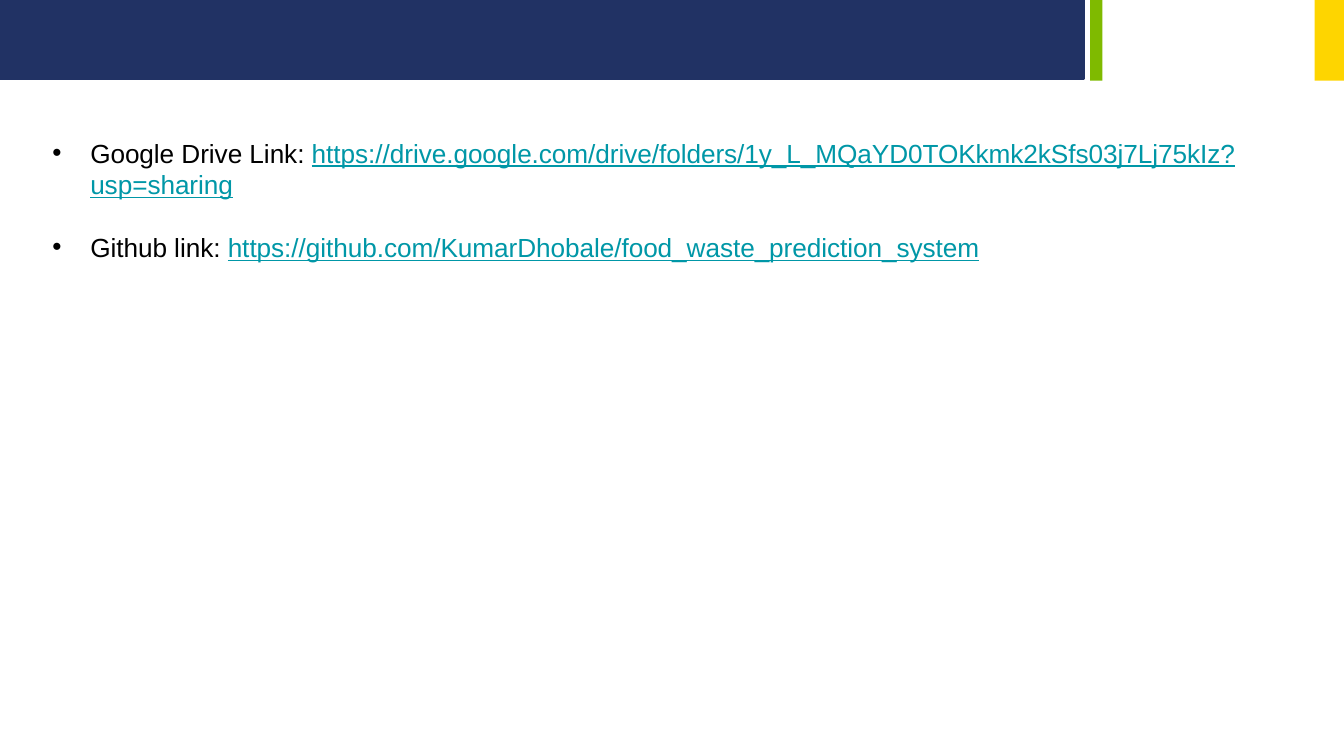
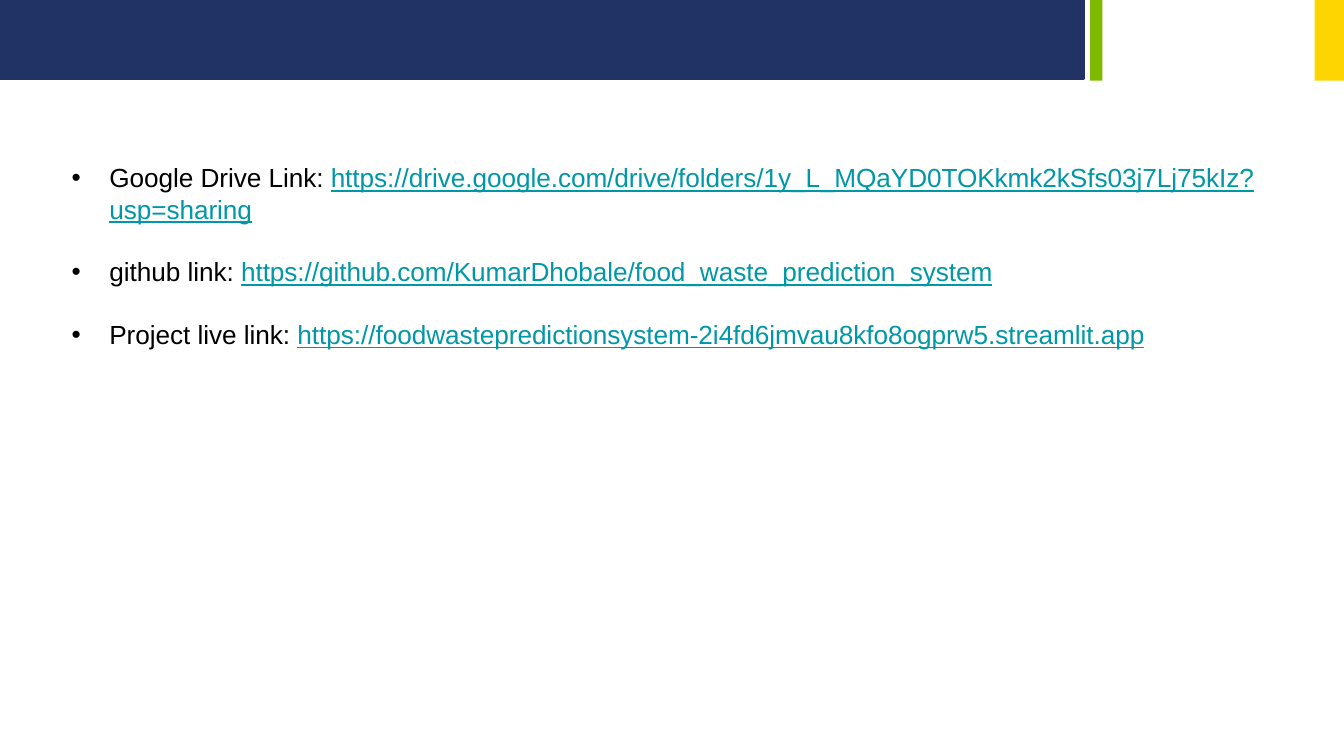
Before and after one commit to KumarDhobale/food_waste_prediction_system, a slide deck: slide 12 of food_waste_prediction_system.pptx. Drawn at 1344x756 pixels with LibreOffice and Linux fonts; fonts in the diff are those of the drawing; background and template pictures are left out. Boxes give left, top, right and bottom in pixels: in the first picture for what was removed or moved away, otherwise in the second. Text is boxed around its words. In the diff, an @@ line names an element or a change of style, - is before the commit and + after.

Commit message:
add R2 score output and update project links in documentation

```diff
--- a/food_waste_prediction_system.pptx
+++ b/food_waste_prediction_system.pptx
@@ text "Google Drive Link: https://drive.google.com/drive/folders/1y ...": place and size @@
-text "Google Drive Link: https://drive.google.com/drive/folders/1y ..." at [90, 144, 1235, 263]
+text "Google Drive Link: https://drive.google.com/drive/folders/1y ..." at [109, 168, 1254, 350]
@@ text at [109, 262, 1144, 350]: text changed @@
-• Github link: https://github.com/KumarDhobale/food_waste_prediction_system
+• github link: https://github.com/KumarDhobale/food_waste_prediction_system
+• Project live link: https://foodwastepredictionsystem-2i4fd6jmvau8kfo8ogprw5.streamlit.app
```
Also in this commit, not shown: 2 other files.
